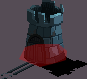
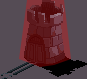
Two versions of the same layered image (87x79). Layer-by-layer changes:
painted on "Collider" over 19, 0, 71, 67
removed layer "Hotspot" (was 30%) over 27, 56, 44, 64
